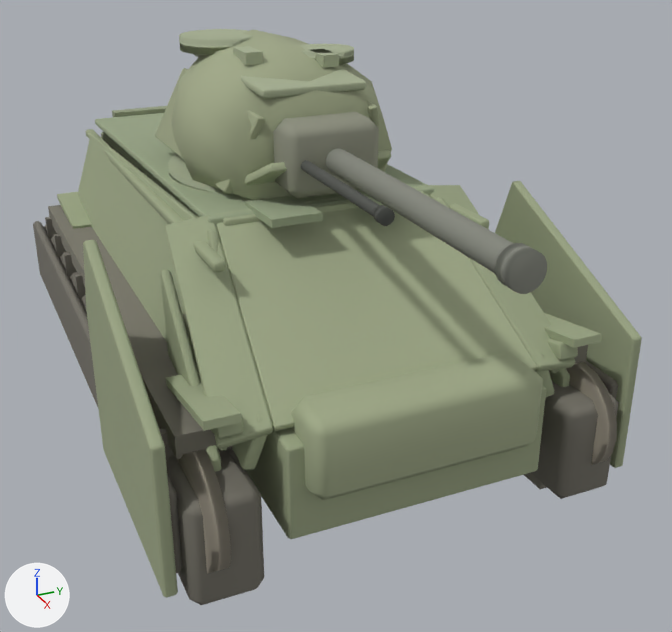
Renders of the Blender file assets/authored/authored_sherman_boxmodel_v1/authored_sherman_boxmodel_v1.blend from each side of a commit.
Before and after are seen from a camera (50 mm lens) standing at (4.38, -1.61, 1.96) and looking at (0.47, 0.16, 0.0). The axes (+X, +Y, +Z) are drawn at lower left. The lights are the same throughout. The picture after the commit comes second.

Objects in the first picture: 'barrel', 'hull_glacis_slope__hull_glacis', 'hull_lower_tub__hull_left', 'left_exterior_front_gap_cover__hull_left', 'left_flush_glacis_shoulder__hull_left', 'left_outer_track_skirt__track_outer', 'left_sloped_sponson__hull_left', 'left_track_motion', 'left_track_top_inner__track_inner_top_bottom', 'right_exterior_front_gap_cover__hull_right', 'rounded_transmission_cover__hull_glacis', 'turret_cast_oval_shell__turret_left' and 43 more.
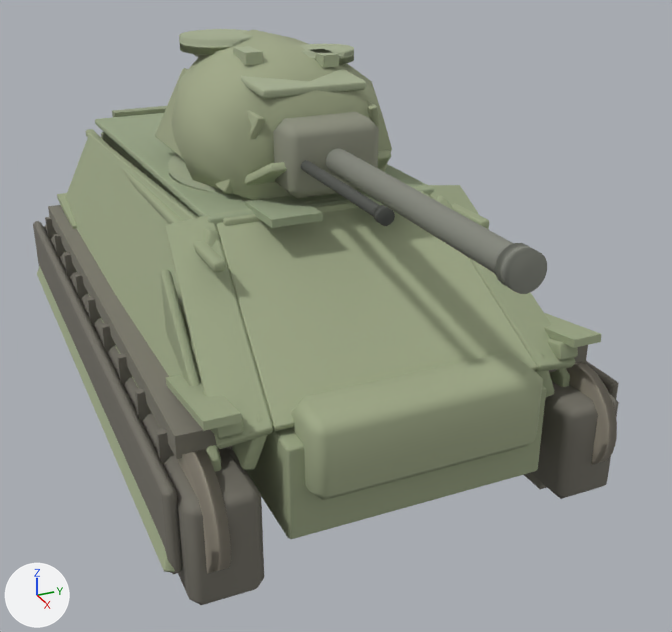
Commit message: Integrate boxmodel sponson skirt armor

Location of each change, (x1, y1, x2, y2) in pixels of the pictures (672 x 632 px):
'left_sloped_sponson__hull_left', reshaped (23% wider, 38% taller): before (78, 134, 227, 451); after (37, 134, 220, 572)
'left_exterior_front_gap_cover__hull_left', deleted: before (83, 240, 178, 598)
'right_exterior_front_gap_cover__hull_right', deleted: before (495, 181, 642, 468)

The change in detail:
me_left_sloped_sponson__hull_left_mesh is used by ob_left_sloped_sponson__hull_left; parent ob_hull_root; location (0.0, 0.0, 0.0).
me_left_sloped_sponson__hull_left_mesh had 4 vertices, 1 face and spanned x -1.62..1.48, y -0.76..-0.55, z 0.04..0.65.
me_left_sloped_sponson__hull_left_mesh now has 4 vertices, 1 face and spans x -1.7..1.6, y -1.03..-0.55, z -0.38..0.65.
Part 1, on me_left_sloped_sponson__hull_left_mesh:
Vertex 0 of me_left_sloped_sponson__hull_left_mesh moves from (1.48, -0.76, 0.04) to (1.6, -1.03, -0.36).
Vertex 1 of me_left_sloped_sponson__hull_left_mesh moves from (-1.62, -0.76, 0.05) to (-1.7, -1.03, -0.38).
Object 'left_exterior_front_gap_cover__hull_left' (ob_left_exterior_front_gap_cover__hull_left) is deleted.
Object 'right_exterior_front_gap_cover__hull_right' (ob_right_exterior_front_gap_cover__hull_right) is deleted.
